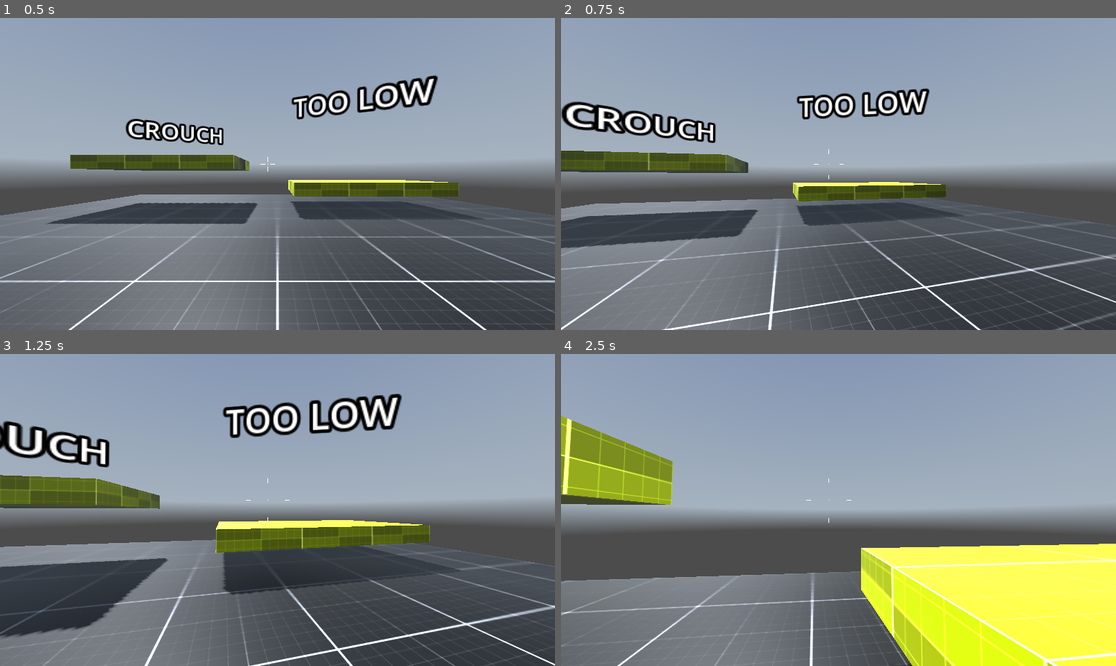
Above: before the commit, frames 1-4 (two rows, left to right).
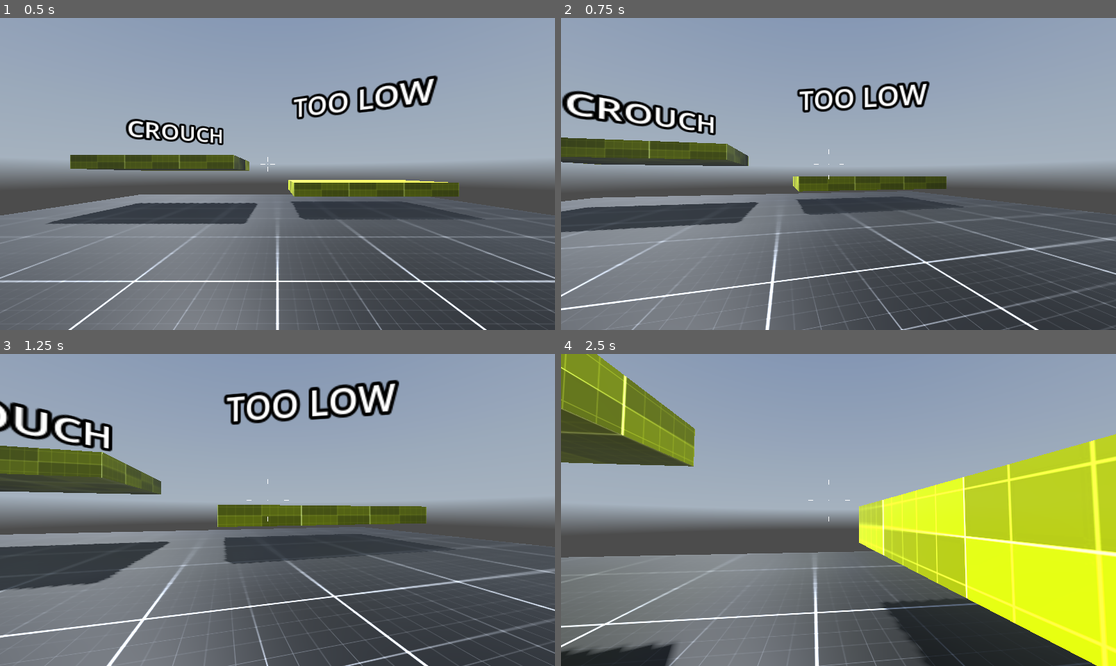
Above: after the commit, the same moments.

Repository: StayAtHomeDev-Git/FPS-Godot-Basic-Setup
Game: Godot game, scene res://levels/level_002.tscn
The game is run twice, just before and just after one commit, with the same random seed, the same clock (stepped at 60 frames per second) and the same inputs. A sky picture missing from this copy of the repository is replaced by a grey-blue gradient.
Inputs (mouse positions are in pixels of both pictures, inside the frame that each line leads up to):
- Up to frame 1 (0.5 s): no input
- Up to frame 2 (0.75 s): tap Enter at 0.5 s; move the mouse to (866, 174) at 0.52 s; hold W (move_forward) from 0.53 s (still down); hold C (crouch) from 0.53 s (still down)
- Up to frame 3 (1.25 s): keep holding W (move_forward); keep holding C (crouch); tap Shift (sprint) at 0.8 s
- Up to frame 4 (2.5 s): keep holding W (move_forward); move the mouse to (810, 510) at 1.27 s; release C (crouch) at 1.28 s; tap Shift (sprint) at 1.35, 2.3 s; tap C (crouch) at 1.55 s; move the mouse to (849, 503) at 2.02 s; hold C (crouch) from 2.03 s (still down)

Frame 1 is identical in both runs. In frame 2, 17% of the frame differs, in the area x 0-100%, y 20-100%; in frame 3, 28%; in frame 4, 43%, in the area x 0-100%, y 0-100%.

Commit message:
E11-terminé

Diff:
--- a/controllers/fps_controller.tscn
+++ b/controllers/fps_controller.tscn
@@ -9,7 +9,7 @@
 [ext_resource type="Script" path="res://controllers/scripts/IdlePlayerState.gd" id="6_ol7nt"]
 [ext_resource type="Script" path="res://controllers/scripts/WalkingPlayerState.gd" id="7_tqs6g"]
 [ext_resource type="Script" path="res://controllers/scripts/SprintingPlayerState.gd" id="9_idqp6"]
-[ext_resource type="Script" path="res://controllers/CrouchingPlayerState.gd" id="10_gmkq7"]
+[ext_resource type="Script" path="res://controllers/scripts/CrouchingPlayerState.gd" id="10_gmkq7"]
 
 [sub_resource type="CapsuleShape3D" id="CapsuleShape3D_u6tj1"]
 
@@ -235,9 +235,49 @@
 "times": PackedFloat32Array(0)
 }
 
+[sub_resource type="Animation" id="Animation_8p8af"]
+resource_name = "Crouching"
+tracks/0/type = "value"
+tracks/0/imported = false
+tracks/0/enabled = true
+tracks/0/path = NodePath("CollisionShape3D:shape:height")
+tracks/0/interp = 2
+tracks/0/loop_wrap = true
+tracks/0/keys = {
+"times": PackedFloat32Array(0, 1),
+"transitions": PackedFloat32Array(1, 1),
+"update": 0,
+"values": [2.0, 1.5]
+}
+tracks/1/type = "value"
+tracks/1/imported = false
+tracks/1/enabled = true
+tracks/1/path = NodePath("CollisionShape3D:position")
+tracks/1/interp = 2
+tracks/1/loop_wrap = true
+tracks/1/keys = {
+"times": PackedFloat32Array(0, 1),
+"transitions": PackedFloat32Array(1, 1),
+"update": 0,
+"values": [Vector3(0, 1, 0), Vector3(0, 0.75, 0)]
+}
+tracks/2/type = "value"
+tracks/2/imported = false
+tracks/2/enabled = true
+tracks/2/path = NodePath("CameraController:position")
+tracks/2/interp = 2
+tracks/2/loop_wrap = true
+tracks/2/keys = {
+"times": PackedFloat32Array(0, 1),
+"transitions": PackedFloat32Array(1, 1),
+"update": 0,
+"values": [Vector3(0, 1.5, 0), Vector3(0, 1, 0)]
+}
+
 [sub_resource type="AnimationLibrary" id="AnimationLibrary_61h8n"]
 _data = {
 "Crouch": SubResource("Animation_js0a7"),
+"Crouching": SubResource("Animation_8p8af"),
 "RESET": SubResource("Animation_xk61r"),
 "Sprinting": SubResource("Animation_a301o"),
 "Walking": SubResource("Animation_k7108")
--- a/controllers/scripts/CrouchiingPlayerState.gd
+++ /dev/null
@@ -1,11 +0,0 @@
-extends Node
-
-
-# Called when the node enters the scene tree for the first time.
-func _ready():
-	pass # Replace with function body.
-
-
-# Called every frame. 'delta' is the elapsed time since the previous frame.
-func _process(delta):
-	pass
--- a/controllers/CrouchingPlayerState.gd
+++ b/controllers/scripts/CrouchingPlayerState.gd
@@ -1,9 +1,9 @@
 class_name  CrouchingPlayerState extends PlayerMovementState
 
-@export var SPEED: float = 0
-@export var ACCELERATION : float = 0
-@export var DECELERATION : float = 0
-@export_range(1,6,0.1) var CROUCH_SPEED : float =4.0
+@export var SPEED: float = 5
+@export var ACCELERATION : float = 0.1
+@export var DECELERATION : float = 0.25
+@export_range(1,6,0.1) var CROUCH_SPEED : float = 4.00
 
 @onready var CROUCH_SHAPECAST : ShapeCast3D = %ShapeCast3D
 
@@ -20,10 +20,10 @@
 
 func uncrouch():
 	if CROUCH_SHAPECAST.is_colliding() == false and Input.is_action_pressed("crouch") == false:
-		ANIMATION.play("Crouching",1.0,-CROUCH_SPEED *1.5,true)
+		ANIMATION.play("Crouching",1.0,-CROUCH_SPEED * 1.5,true)
 		if ANIMATION.is_playing():
 			await ANIMATION.animation_finished
 		transition.emit("IdlePlayerState")
-	elif CROUCH_SHAPECAST.is_collding() == true:
+	elif CROUCH_SHAPECAST.is_colliding() == true:
 		await get_tree().create_timer(0.).timeout
 		uncrouch()
--- a/controllers/scripts/IdlePlayerState.gd
+++ b/controllers/scripts/IdlePlayerState.gd
@@ -14,5 +14,8 @@
 	PLAYER.update_input(SPEED,ACCELERATION,DECELERATION)
 	PLAYER.update_velocity()
 
+	if Input.is_action_just_pressed("crouch") and PLAYER.is_on_floor():
+		transition.emit("CrouchingPlayerState")
+
 	if PLAYER.velocity.length() > 0.0 and PLAYER.is_on_floor():
 		transition.emit("WalkingPlayerState")
--- a/controllers/scripts/SprintingPlayerState.gd
+++ b/controllers/scripts/SprintingPlayerState.gd
@@ -15,6 +15,10 @@
 
 	set_animation_speed(PLAYER.velocity.length())
 
+	if Input.is_action_pressed("crouch") and PLAYER.is_on_floor():
+		transition.emit("CrouchingPlayerState")
+
+
 	if Input.is_action_just_released("sprint"):
 		transition.emit("WalkingPlayerState")
 
--- a/controllers/scripts/WalkingPlayerState.gd
+++ b/controllers/scripts/WalkingPlayerState.gd
@@ -7,6 +7,10 @@
 
 func enter() -> void:
 	ANIMATION.play("Walking",-1.0,1.0)
+
+func exit() -> void:
+	ANIMATION.speed_scale = 1.0
+
 
 func update(delta):
 	PLAYER.update_gravity(delta)
@@ -18,13 +22,12 @@
 	if Input.is_action_pressed("sprint") and PLAYER.is_on_floor():
 		transition.emit("SprintingPlayerState")
 
+	if Input.is_action_pressed("crouch") and PLAYER.is_on_floor():
+		transition.emit("CrouchingPlayerState")
+
 	if PLAYER.velocity.length() == 0.0:
 		transition.emit("IdlePlayerState")
 
 func set_animation_speed(spd):
 		var alpha =remap(spd,0.0,SPEED,0.0,1.0)
 		ANIMATION.speed_scale = lerp(0.0, TOP_ANIM_SPEED,alpha)
-
-#func _input(event):
-	#if event.is_action_pressed("sprint"):
-		#transition.emit("SprintingPlayerState")
Not shown: 1 places in controllers/fps_controller.tscn that only renumber resources
